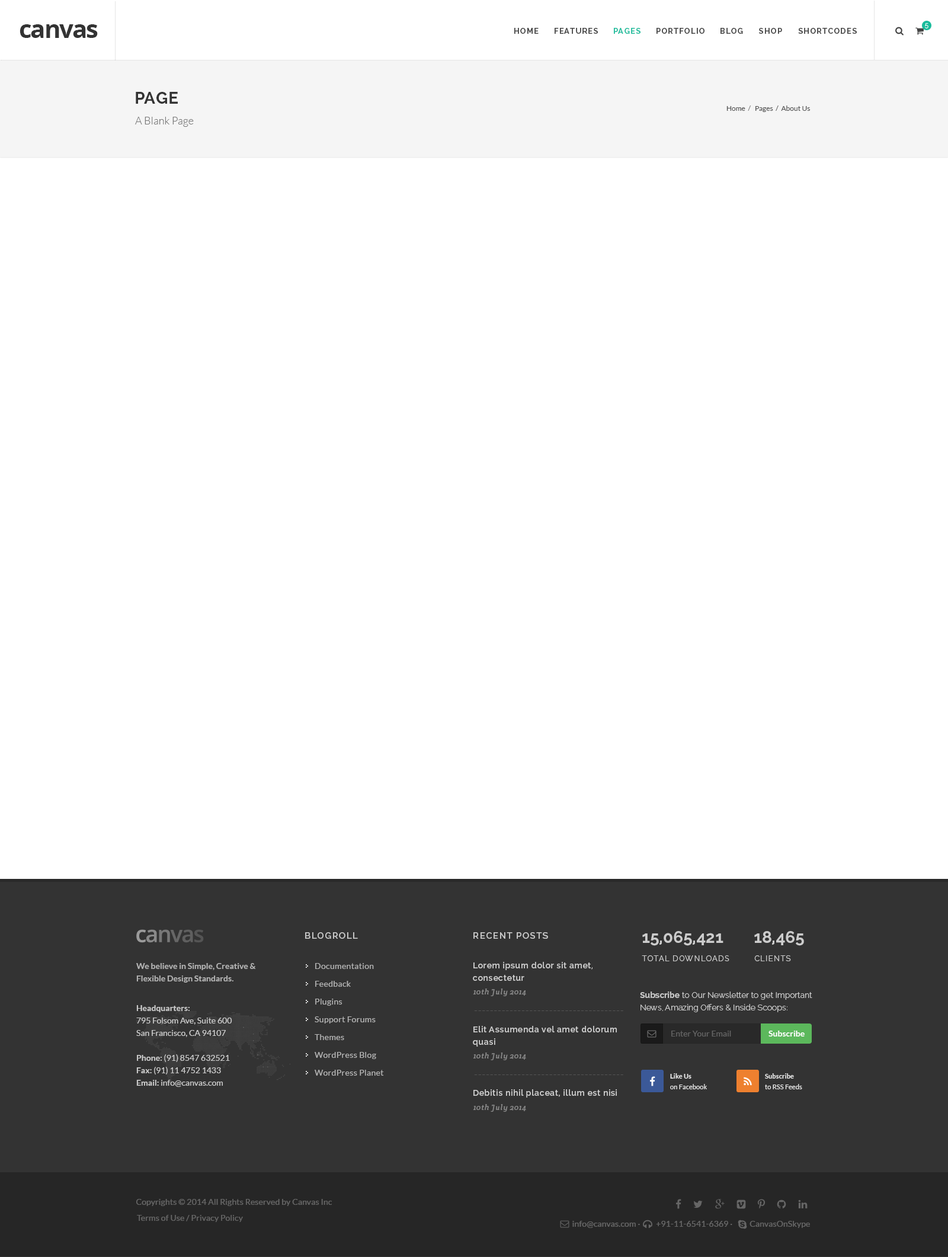
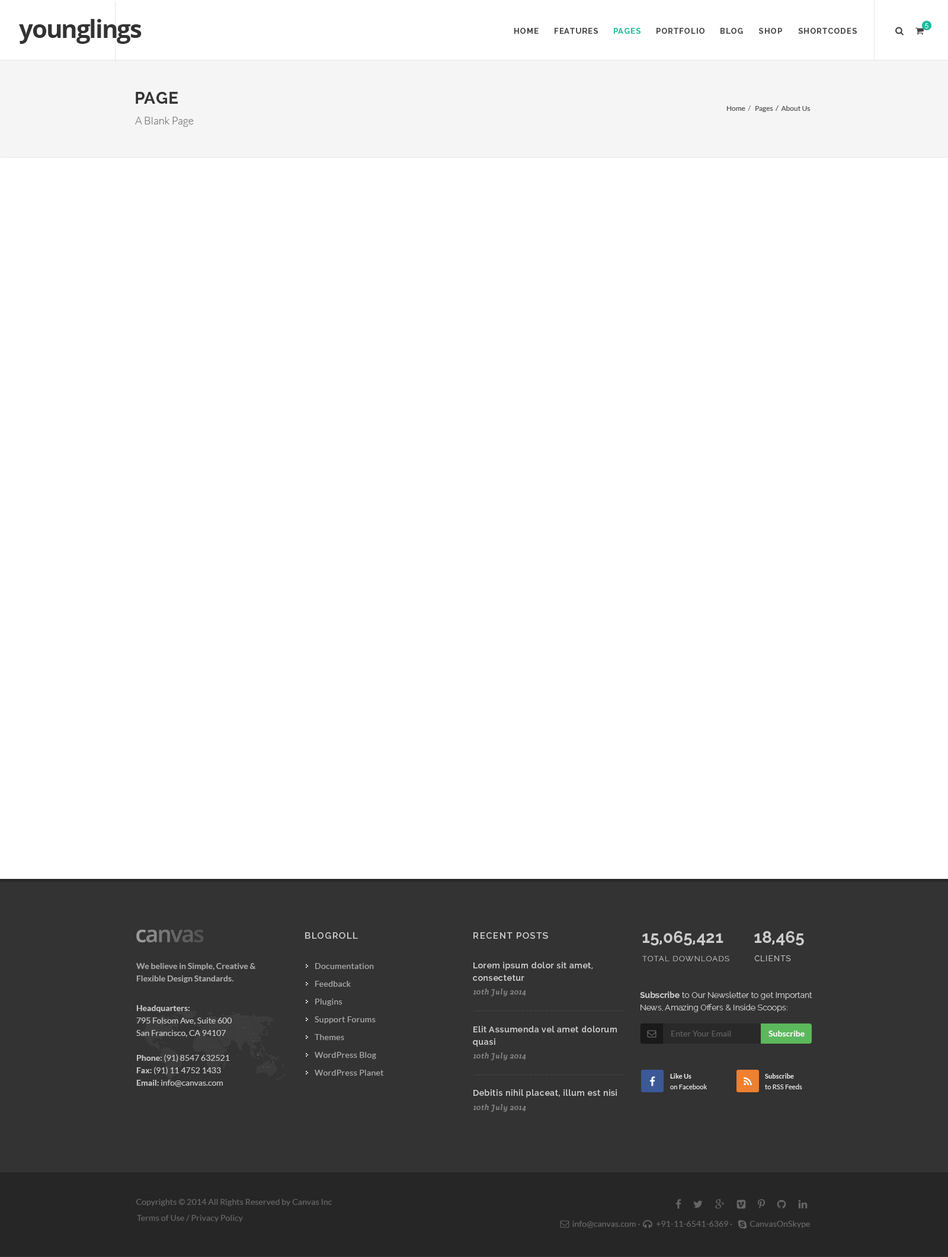
Layered file, before and after one edit (948x1257). Changes by layer:
renamed "canvas" to "younglings", painted on it over 18, 18, 142, 44
painted on "TOTAL Downloads" over 641, 955, 730, 962
